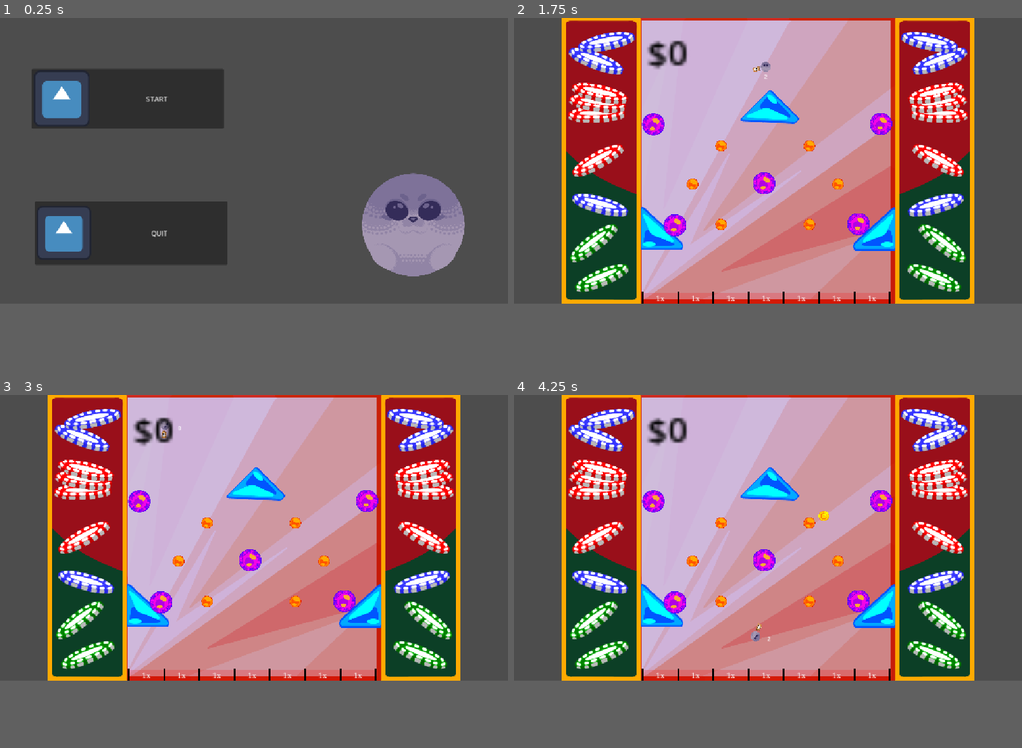
Above: before the commit, frames 1-4 (two rows, left to right).
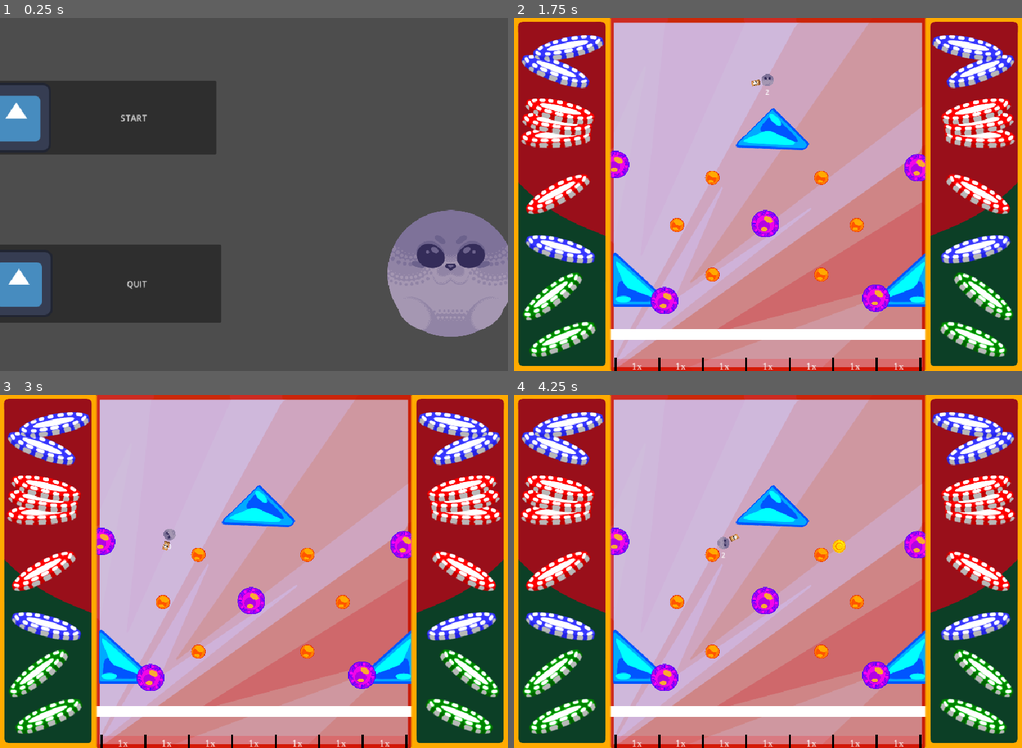
Above: after the commit, the same moments.

Repository: AstrrX3/Gamejam
Game: Godot game, scene res://menu.tscn
Two runs of this game, one before a commit and one after it. Both use one fixed random seed, a clock stepped at 60 frames per second and the inputs below. The engine's default icon, where the game draws it, is replaced by a stand-in: a white triangle on a blue panel in a dark square.
Inputs (mouse positions are in pixels of both pictures, inside the frame that each line leads up to):
- Up to frame 1 (0.25 s): no input
- Up to frame 2 (1.75 s): click "START" at 0.5 s; click "START" at 1.25 s
- Up to frame 3 (3 s): move the mouse to (365, 522) at 2.02 s; click (365, 522) at 2.1 s; move the mouse to (152, 553) at 2.77 s; click (152, 553) at 2.85 s
- Up to frame 4 (4.25 s): move the mouse to (818, 476) at 3.52 s; click (818, 476) at 3.6 s
In our replay, the window is 800x450 before the commit and 800x556 after it. These sizes can differ from the game's own. Grey fills any space a smaller window leaves; there, only what the larger window draws over its background counts as a difference.

The runs differ from the first frame. In frame 1, 26% of the frame differs, in the area x 0-100%, y 14-91%; in frame 2, 74%; in frame 3, 74%, in the area x 0-100%, y 0-100%; in frame 4, 74%.

Commit message:
safety net + whatever
idk man

Diff:
--- a/gay-plinko/ball.tscn
+++ b/gay-plinko/ball.tscn
@@ -27,7 +27,7 @@
 scale = Vector2(0.029166667, 0.029166669)
 texture = ExtResource("3_ktgx5")
 
-[node name="Area2D" type="Area2D" parent="." unique_id=486003051]
+[node name="Area2D" type="Area2D" parent="." unique_id=486003051 groups=["player"]]
 
 [node name="CollisionShape2D" type="CollisionShape2D" parent="Area2D" unique_id=472740183]
 shape = SubResource("CircleShape2D_y4ie1")
--- a/gay-plinko/coin.gd
+++ b/gay-plinko/coin.gd
@@ -9,5 +9,6 @@
 func _process(delta: float) -> void:
 	pass
 
-func del():
+func del(mult):
+	Global.score +=5 * mult
 	queue_free()
--- a/gay-plinko/gate.tscn
+++ b/gay-plinko/gate.tscn
@@ -8,6 +8,8 @@
 func _on_body_entered(body: Node2D) -> void:
 	if body.is_in_group(\"player\"):
 		print(\"ded\")
+	if body.is_in_group(\"coin\"):
+		body.queue_free()
 "
 
 [sub_resource type="RectangleShape2D" id="RectangleShape2D_2gk3h"]
--- /dev/null
+++ b/gay-plinko/global.gd
@@ -0,0 +1,3 @@
+extends Node
+
+var score = 0
--- a/gay-plinko/project.godot
+++ b/gay-plinko/project.godot
@@ -15,8 +15,13 @@
 config/features=PackedStringArray("4.7", "GL Compatibility")
 config/icon="res://icon.svg"
 
+[autoload]
+
+Global="*uid://b4xxb8emnw7pb"
+
 [display]
 
+window/size/viewport_width=932
 window/stretch/mode="canvas_items"
 window/stretch/aspect="expand"
 
--- /dev/null
+++ b/gay-plinko/safety_net.gd
@@ -0,0 +1,22 @@
+extends Area2D
+
+var force: Vector2 = Vector2 (0,-2000)
+# Called when the node enters the scene tree for the first time.
+func _ready() -> void:
+	pass # Replace with function body.
+
+
+# Called every frame. 'delta' is the elapsed time since the previous frame.
+func _process(delta: float) -> void:
+	pass
+
+
+func _on_body_entered(body: Node2D) -> void:
+	if body.is_in_group("player"):
+		print("got here")
+		body.apply_impulse(force)
+		$AnimationPlayer.play("new_animation")
+
+
+func _on_animation_player_animation_finished(anim_name: StringName) -> void:
+	queue_free()
--- /dev/null
+++ b/gay-plinko/safety_net.tscn
@@ -0,0 +1,61 @@
+[gd_scene format=3 uid="uid://4p63w7xc2ve8"]
+
+[ext_resource type="Script" uid="uid://ca6sncywyv0l5" path="res://safety_net.gd" id="1_dprv8"]
+
+[sub_resource type="RectangleShape2D" id="RectangleShape2D_2gk3h"]
+size = Vector2(684, 28)
+
+[sub_resource type="Animation" id="Animation_dprv8"]
+length = 0.001
+tracks/0/type = "value"
+tracks/0/imported = false
+tracks/0/enabled = true
+tracks/0/path = NodePath("ColorRect:color")
+tracks/0/interp = 1
+tracks/0/loop_wrap = true
+tracks/0/keys = {
+"times": PackedFloat32Array(0),
+"transitions": PackedFloat32Array(1),
+"update": 0,
+"values": [Color(1, 1, 1, 1)]
+}
+
+[sub_resource type="Animation" id="Animation_x8al1"]
+resource_name = "new_animation"
+length = 5.0
+tracks/0/type = "value"
+tracks/0/imported = false
+tracks/0/enabled = true
+tracks/0/path = NodePath("ColorRect:color")
+tracks/0/interp = 1
+tracks/0/loop_wrap = true
+tracks/0/keys = {
+"times": PackedFloat32Array(0, 1, 2, 3, 4, 5),
+"transitions": PackedFloat32Array(1, 1, 1, 1, 1, 1),
+"update": 0,
+"values": [Color(1, 1, 1, 1), Color(1, 1, 1, 0.36862746), Color(1, 1, 1, 1), Color(1, 1, 1, 0.36862746), Color(1, 1, 1, 1), Color(1, 1, 1, 0)]
+}
+
+[sub_resource type="AnimationLibrary" id="AnimationLibrary_jld4h"]
+_data = {
+&"RESET": SubResource("Animation_dprv8"),
+&"new_animation": SubResource("Animation_x8al1")
+}
+
+[node name="safety net" type="Area2D" unique_id=794603756]
+script = ExtResource("1_dprv8")
+
+[node name="CollisionShape2D" type="CollisionShape2D" parent="." unique_id=946861229]
+shape = SubResource("RectangleShape2D_2gk3h")
+
+[node name="ColorRect" type="ColorRect" parent="." unique_id=430917473]
+offset_left = -348.0
+offset_top = -10.0
+offset_right = 348.0
+offset_bottom = 10.0
+
+[node name="AnimationPlayer" type="AnimationPlayer" parent="." unique_id=1975577928]
+libraries/ = SubResource("AnimationLibrary_jld4h")
+
+[connection signal="body_entered" from="." to="." method="_on_body_entered"]
+[connection signal="animation_finished" from="AnimationPlayer" to="." method="_on_animation_player_animation_finished"]
--- a/gay-plinko/shotgun.gd
+++ b/gay-plinko/shotgun.gd
@@ -25,9 +25,9 @@
 	restime += delta
 	if restime > reload:
 		charge = Mcharge
-	$Label.text = str(charge)
+	$Node2D/Label.text = str(charge)
 	$rotnod.rotation_degrees = (global_position - get_global_mouse_position()).angle() * (180/PI) - 90 - rotcorrect #what in gods name is this supposed to be
-	$Label.rotation_degrees = -rotcorrect
+	$Node2D.rotation_degrees = -rotcorrect
 
 func shoot():
 	#idk why but local mouse position refuses to work correctly and
@@ -43,8 +43,9 @@
 		if $rotnod/RayCast2D.get_collider().is_in_group("wall"):
 			mult += 5 / (global_position - $rotnod/RayCast2D.get_collision_point()).length()
 			print(mult)
+	var list = targets.size()
 	for i in targets:
-		i.del()
+		i.del(list)
 		coin_pick.play()
 	vel = power * mult
 	boom.play()
--- a/gay-plinko/shotgun.tscn
+++ b/gay-plinko/shotgun.tscn
@@ -8,7 +8,9 @@
 [node name="shotgun" type="Node2D" unique_id=1391668372]
 script = ExtResource("1_gnj2g")
 
-[node name="Label" type="Label" parent="." unique_id=1942396644]
+[node name="Node2D" type="Node2D" parent="." unique_id=233330936]
+
+[node name="Label" type="Label" parent="Node2D" unique_id=1942396644]
 offset_left = -20.0
 offset_right = 20.0
 offset_bottom = 45.0
--- a/gay-plinko/test.tscn
+++ b/gay-plinko/test.tscn
@@ -6,67 +6,77 @@
 [ext_resource type="PackedScene" uid="uid://tkll5eks6cfb" path="res://gate.tscn" id="4_ppyta"]
 [ext_resource type="PackedScene" uid="uid://3vr13r38vcum" path="res://spawner.tscn" id="5_ykrsh"]
 [ext_resource type="Texture2D" uid="uid://bbr42lch34tr4" path="res://border.png" id="6_g14j6"]
+[ext_resource type="PackedScene" uid="uid://4p63w7xc2ve8" path="res://safety_net.tscn" id="7_vbegm"]
 
 [node name="base" type="Node2D" unique_id=1876613877 groups=["wall"]]
 
 [node name="level" parent="." unique_id=1951845257 groups=["wall"] instance=ExtResource("2_6uqi0")]
-position = Vector2(-278, -349.00003)
+position = Vector2(-274, -346)
 
-[node name="bumper" parent="." unique_id=2039316992 instance=ExtResource("2_ppyta")]
-position = Vector2(-489, -195)
+[node name="safety net" parent="level" unique_id=794603756 instance=ExtResource("7_vbegm")]
+position = Vector2(-8, 264.60236)
+scale = Vector2(1, 1.0099326)
 
-[node name="bumper2" parent="." unique_id=1857456955 instance=ExtResource("2_ppyta")]
-position = Vector2(-73, -198)
+[node name="bumper" parent="level" unique_id=2039316992 instance=ExtResource("2_ppyta")]
+position = Vector2(-194, 201.98656)
+scale = Vector2(1, 1.0099326)
 
-[node name="bumper3" parent="." unique_id=1456836862 instance=ExtResource("2_ppyta")]
-position = Vector2(-22, -425)
+[node name="bumper2" parent="level" unique_id=1857456955 instance=ExtResource("2_ppyta")]
+position = Vector2(194, 196.93689)
+scale = Vector2(1, 1.0099326)
 
-[node name="bumper4" parent="." unique_id=1185689971 instance=ExtResource("2_ppyta")]
-position = Vector2(-538, -424)
+[node name="bumper3" parent="level" unique_id=1456836862 instance=ExtResource("2_ppyta")]
+position = Vector2(271, -44.437046)
+scale = Vector2(1, 1.0099326)
 
-[node name="bumper5" parent="." unique_id=475497470 instance=ExtResource("2_ppyta")]
-position = Vector2(-287, -290)
+[node name="bumper4" parent="level" unique_id=1185689971 instance=ExtResource("2_ppyta")]
+position = Vector2(-284, -50.496613)
+scale = Vector2(1, 1.0099326)
 
-[node name="Player" parent="." unique_id=969029978 instance=ExtResource("1_8uh7m")]
-position = Vector2(-283, -566)
+[node name="bumper5" parent="level" unique_id=475497470 instance=ExtResource("2_ppyta")]
+position = Vector2(-9, 59.58606)
+scale = Vector2(1, 1.0099326)
 
-[node name="Node2D" parent="." unique_id=1432049507 instance=ExtResource("5_ykrsh")]
-position = Vector2(-286, -795)
+[node name="Player" parent="level" unique_id=969029978 instance=ExtResource("1_8uh7m")]
+position = Vector2(-5, -219.15536)
+scale = Vector2(1, 1.0099326)
 
-[node name="Node2D2" parent="." unique_id=1904139459 instance=ExtResource("4_ppyta")]
-position = Vector2(-282, -13)
+[node name="Node2D" parent="level" unique_id=1432049507 instance=ExtResource("5_ykrsh")]
+position = Vector2(-8, -450.4299)
+scale = Vector2(1, 1.0099326)
 
-[node name="Node2D3" parent="." unique_id=279108135 instance=ExtResource("4_ppyta")]
-position = Vector2(-202, -13)
+[node name="Node2D2" parent="level" unique_id=1904139459 instance=ExtResource("4_ppyta")]
+position = Vector2(-4, 339.3374)
+scale = Vector2(1, 1.0099326)
 
-[node name="Node2D4" parent="." unique_id=1973950885 instance=ExtResource("4_ppyta")]
-position = Vector2(-122, -13)
+[node name="Node2D3" parent="level" unique_id=279108135 instance=ExtResource("4_ppyta")]
+position = Vector2(76, 339.3374)
+scale = Vector2(1, 1.0099326)
 
-[node name="Node2D8" parent="." unique_id=1031438313 instance=ExtResource("4_ppyta")]
-position = Vector2(-42, -13)
+[node name="Node2D4" parent="level" unique_id=1973950885 instance=ExtResource("4_ppyta")]
+position = Vector2(156, 339.3374)
+scale = Vector2(1, 1.0099326)
 
-[node name="Node2D5" parent="." unique_id=2039644919 instance=ExtResource("4_ppyta")]
-position = Vector2(-522, -13)
+[node name="Node2D8" parent="level" unique_id=1031438313 instance=ExtResource("4_ppyta")]
+position = Vector2(236, 339.3374)
+scale = Vector2(1, 1.0099326)
 
-[node name="Node2D6" parent="." unique_id=376871746 instance=ExtResource("4_ppyta")]
-position = Vector2(-442, -13)
+[node name="Node2D5" parent="level" unique_id=2039644919 instance=ExtResource("4_ppyta")]
+position = Vector2(-244, 339.3374)
+scale = Vector2(1, 1.0099326)
 
-[node name="Node2D7" parent="." unique_id=1778121922 instance=ExtResource("4_ppyta")]
-position = Vector2(-362, -13)
+[node name="Node2D6" parent="level" unique_id=376871746 instance=ExtResource("4_ppyta")]
+position = Vector2(-164, 339.3374)
+scale = Vector2(1, 1.0099326)
+
+[node name="Node2D7" parent="level" unique_id=1778121922 instance=ExtResource("4_ppyta")]
+position = Vector2(-84, 339.3374)
+scale = Vector2(1, 1.0099326)
 
 [node name="Border" type="Sprite2D" parent="." unique_id=667593899]
 position = Vector2(-278, -342)
 scale = Vector2(0.6018518, 0.6018518)
 texture = ExtResource("6_g14j6")
 
-[node name="points" type="Label" parent="." unique_id=2047202246]
-modulate = Color(0, 0, 0, 1)
-offset_left = -552.0
-offset_top = -642.0
-offset_right = -530.50085
-offset_bottom = -619.0
-scale = Vector2(4.9025383, 4.6822543)
-text = "$0"
-
 [node name="Camera2D" type="Camera2D" parent="." unique_id=527506816]
 position = Vector2(-278, -341)
Not shown, added: gay-plinko/global.gd.uid
Not shown, added: gay-plinko/safety_net.gd.uid
